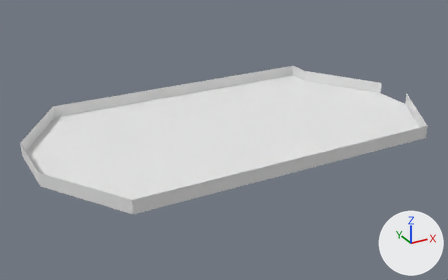
Renders of the Blender file models/table.blend from each side of a commit.
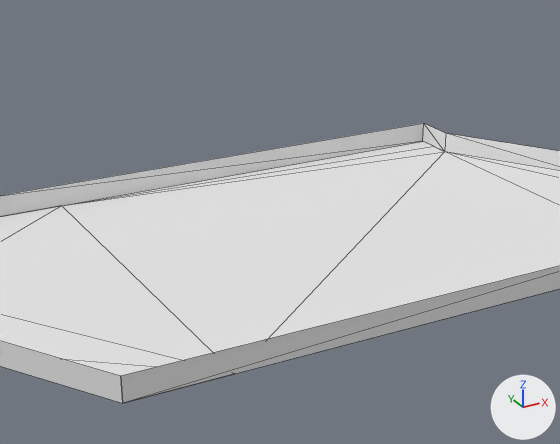
There are two pictures of each version: one whole from a camera (50 mm lens) standing at (-11.42, -19.53, 9.3) and looking at (-0.46, 0.42, -0.67), one close up on the part from 15% to 82% of the width and 0% to 84% of the height. Lighting does not change. The marker at lower right points along +X, +Y and +Z. The close-ups show mesh edges as thin lines.

The scene before the commit, as lines of its bpy script (objects in view):
```python
me_cube_006 = bpy.data.meshes.new('Cube.006')
me_cube_006.from_pydata(...)  # 12 vertices, 10 faces; spans x -8.0..8.0, y -4.0..5.0, z -0.3
me_cube_006.polygons.foreach_set('use_smooth', [True] * 10)
me_cube_006.materials.append(mat_material)  # white #e7e7e7
me_cube_009 = bpy.data.meshes.new('Cube.009')
me_cube_009.from_pydata([(-6.0, 5.0, -0.25), (6.0, 5.0, -0.25), (-6.0, 5.0, 0.25), (6.0, 5.0, 0.25)], [], [(2, 1, 3), (2, 0, 1)])
me_cube_009.materials.append(mat_material)  # white #e7e7e7
me_cube_010 = bpy.data.meshes.new('Cube.010')
me_cube_010.from_pydata([(-8.0, -0.85, -0.25), (-8.0, -0.85, 0.25), (-6.0, -4.0, 0.25), (-6.0, -4.0, -0.25)], [(0, 2)], [(2, 3, 0, 1)])
me_cube_010.materials.append(mat_material)  # white #e7e7e7
ob_table_surface = bpy.data.objects.new('table_surface', me_cube_006)
ob_table_surface.location = (0.0, 0.0, 0.0)
ob_table_top_l = bpy.data.objects.new('table_top_l', me_cube_010)
ob_table_top_l.location = (0.0, 0.0, 0.0)
ob_table_wall_r = bpy.data.objects.new('table_wall_r', me_cube_009)
ob_table_wall_r.location = (0.0, 0.0, 0.0)
# also in view: 'table_bottom_r' at (7.0, 2.9, 0.0); 'table_wall_l' at (0.0, -4.0, 0.0)
```
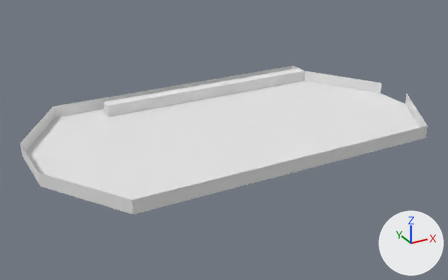
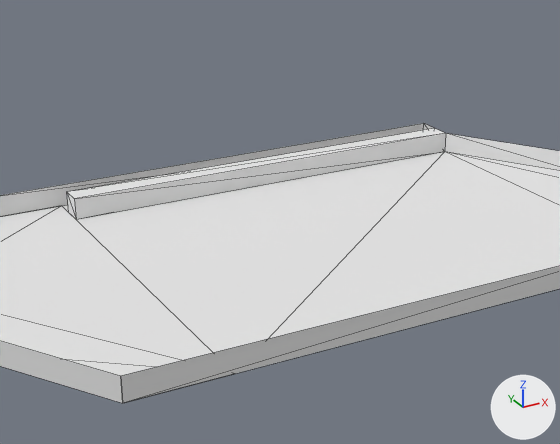
Where the change shows, as pixel boxes (x1, y1, x2, y2) in the close-ups (560 x 444 px):
'table_seperator', added: after (67, 128, 446, 220)

Edits to the bpy script that builds the scene:
```text
Add me_cube_018:
    me_cube_018.from_pydata([(6.0, 4.0, 0.25), (6.0, 4.5, -0.25), (6.0, 4.5, 0.25), (-4.0, 4.5, -0.25), (-4.0, 4.5, 0.25), (-4.0, 4.0, 0.25), (6.0, 4.0, -0.25), (-4.0, 4.0, -0.25)], [], [(1, 4, 2), (0, 4, 5), (7, 4, 3), (6, 5, 7), (1, 7, 6), (1, 3, 4), (0, 2, 4), (7, 5, 4), (6, 0, 5), (1, 3, 7)])
    me_cube_018.materials.append(mat_material)  # white #e7e7e7
Add ob_table_seperator:
    ob_table_seperator = bpy.data.objects.new('table_seperator', me_cube_018)
    ob_table_seperator.location = (0.0, 0.0, 0.0)
```
